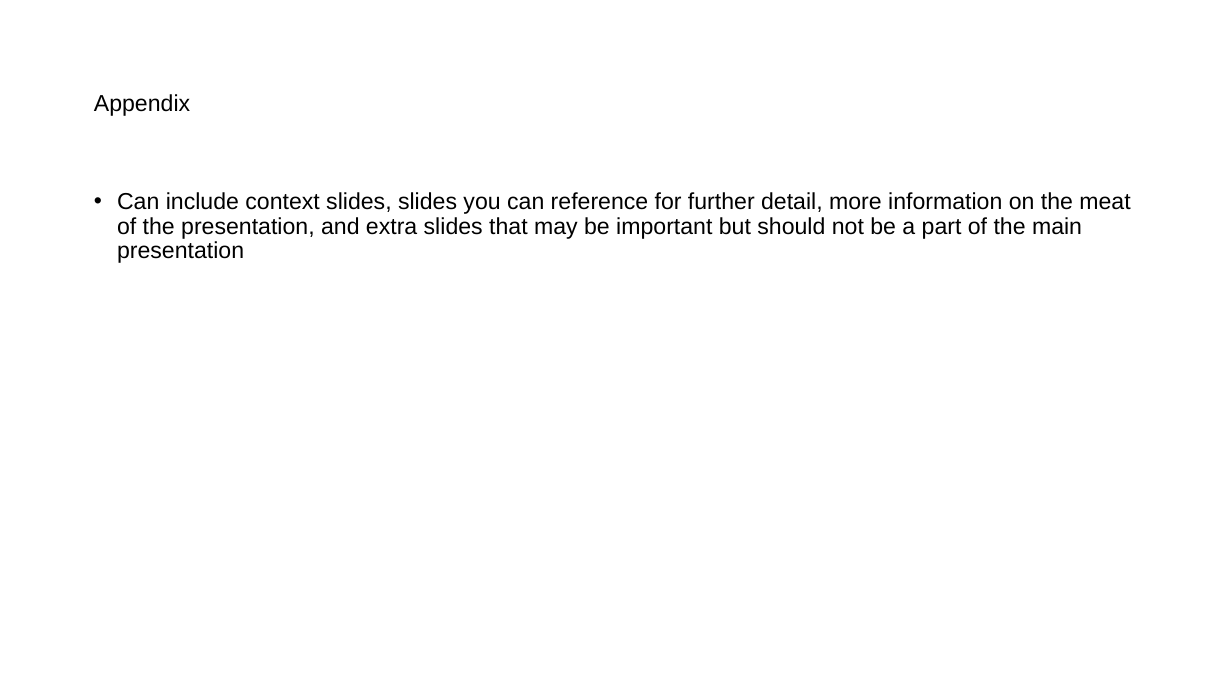
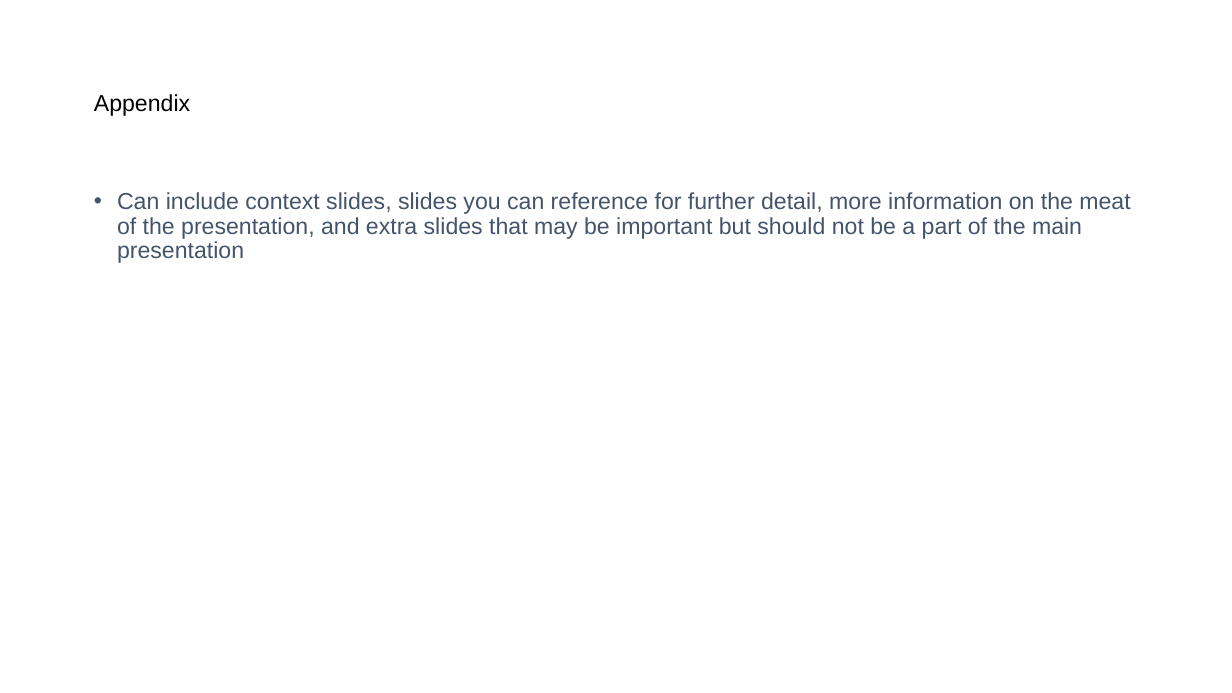
Before and after one commit to mathisme/ThinkfulDSFinalCapstone, a slide deck: slide 13 of Presentation.pptx. Drawn at 1232x693 pixels with LibreOffice and Linux fonts; fonts in the diff are those of the drawing. Boxes give left, top, right and bottom in pixels: in the first picture for what was removed or moved away, otherwise in the second. Text is boxed around its words. In the diff, an @@ line names an element or a change of style, - is before the commit and + after.

```diff
--- a/Presentation.pptx
+++ b/Presentation.pptx
@@ text "Can include context slides, slides ..." at box(117, 192, 1130, 263): text colour #000000 to #44546A @@
```
Also in this commit, not shown: 7 other slides changed, 5 slides added, 3 slides removed, 1 other file.
